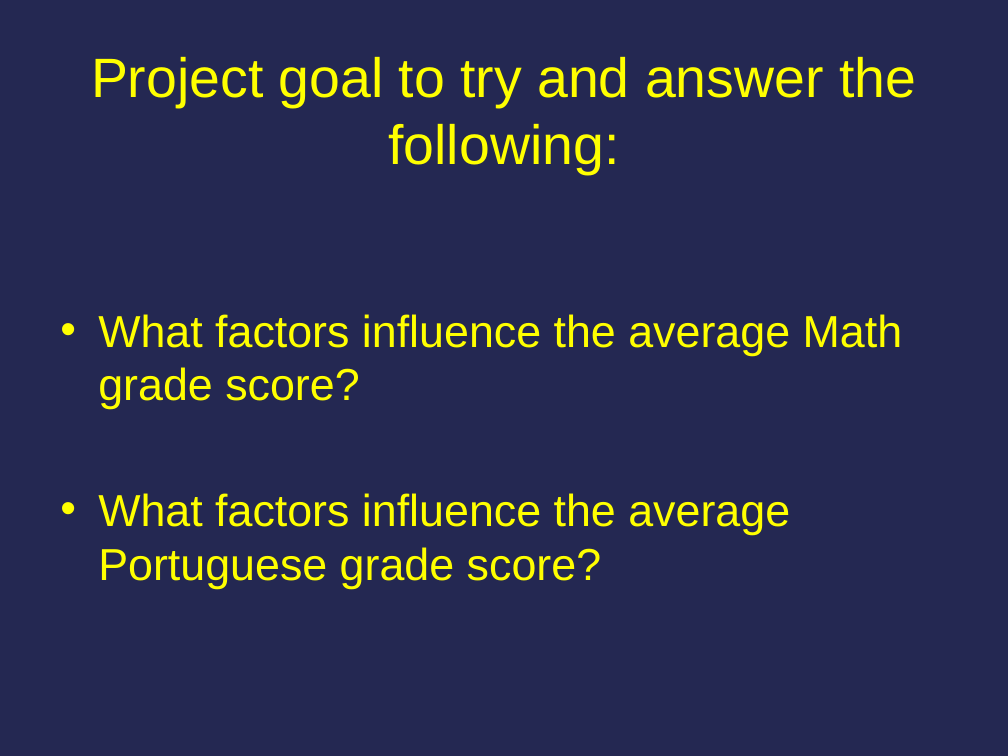
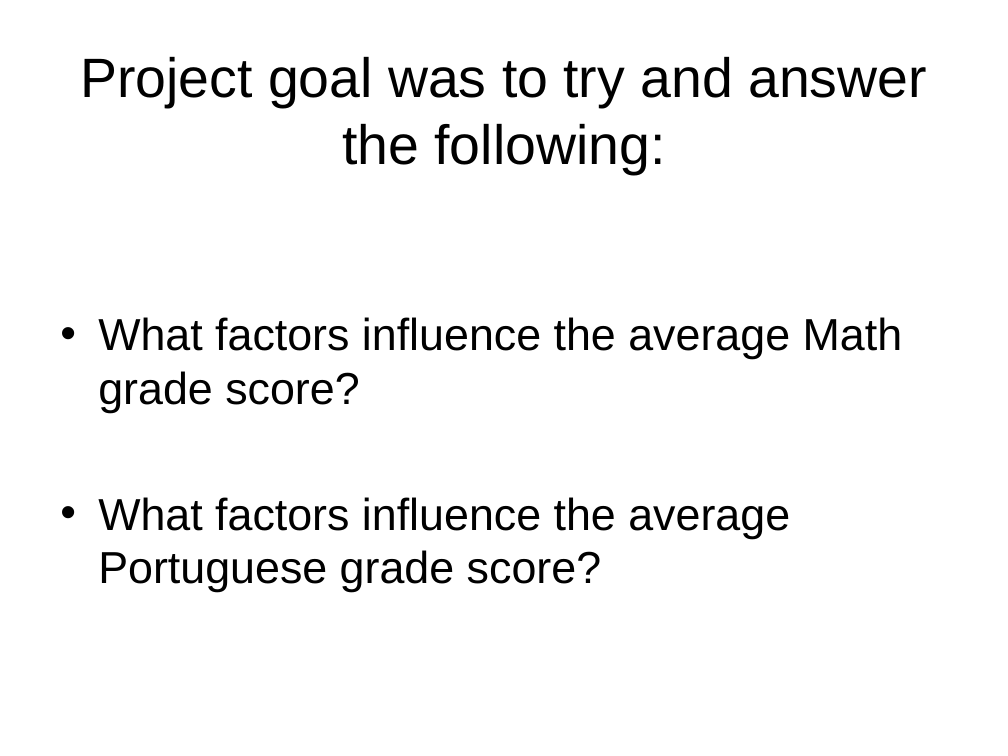
Before and after one commit to cfrandall2/CarolynProject, a slide deck: slide 4 of Carolyn_Randall_DSProject.pptx (slide 3 before the commit). Drawn at 1008x756 pixels with LibreOffice and Linux fonts; fonts in the diff are those of the drawing. Boxes give left, top, right and bottom in pixels: in the first picture for what was removed or moved away, otherwise in the second. Text is boxed around its words. In the diff, an @@ line names an element or a change of style, - is before the commit and + after.

Commit message:
project final

```diff
--- a/Carolyn_Randall_DSProject.pptx
+++ b/Carolyn_Randall_DSProject.pptx
@@ background #242852 to #FFFFFF @@
@@ title at box(80, 56, 927, 174): text changed; text colour #FFFF00 to #000000 @@
-Project goal to try and answer the following:
+Project goal was to try and answer the following:
@@ text "What factors influence the average ..." at box(98, 317, 903, 592): text colour #FFFF00 to #000000 @@
```
Also in this commit, not shown: 44 other slides changed, 5 slides added, 2 slides removed, 1 other file.
